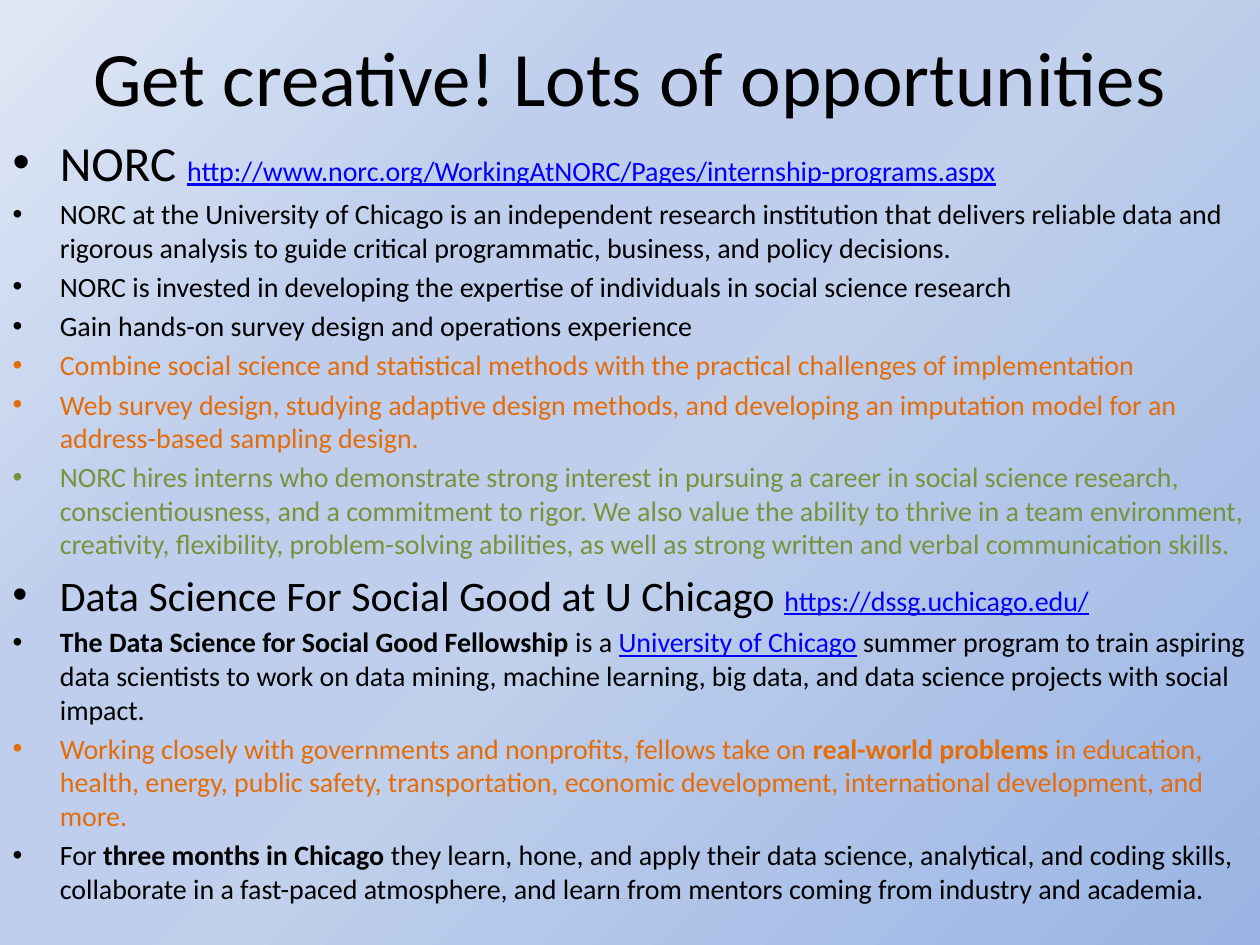
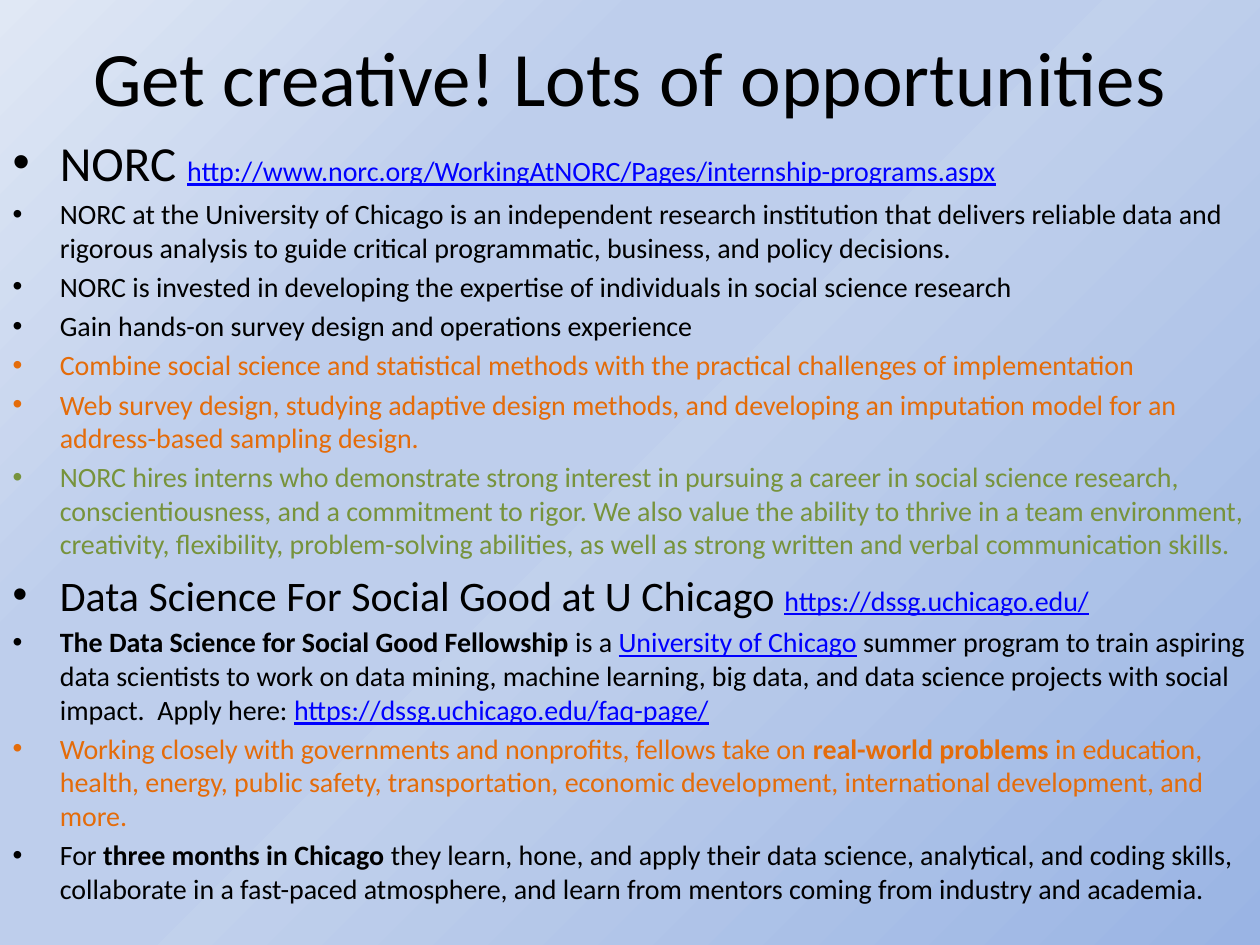
Before and after one commit to BarkleyBG/BSA_info, a slide deck: slide 14 of BSA Internship Workshop 2016 Slides.pptx. Drawn at 1260x945 pixels with LibreOffice and Linux fonts; fonts in the diff are those of the drawing. Boxes give left, top, right and bottom in pixels: in the first picture for what was removed or moved away, otherwise in the second. Text is boxed around its words. In the diff, an @@ line names an element or a change of style, - is before the commit and + after.

Commit message:
Added link for 2017 DSSG fellowshop

```diff
--- a/BSA Internship Workshop 2016 Slides.pptx
+++ b/BSA Internship Workshop 2016 Slides.pptx
@@ text at (60,632,1244,725): text changed @@
-• The Data Science for Social Good Fellowship is a University of Chicago summer program to train aspiring data scientists to work on data mining, machine learning, big data, and data science projects with social impact.
+• The Data Science for Social Good Fellowship is a University of Chicago summer program to train aspiring data scientists to work on data mining, machine learning, big data, and data science projects with social impact. Apply here: https://dssg.uchicago.edu/faq-page/
```
